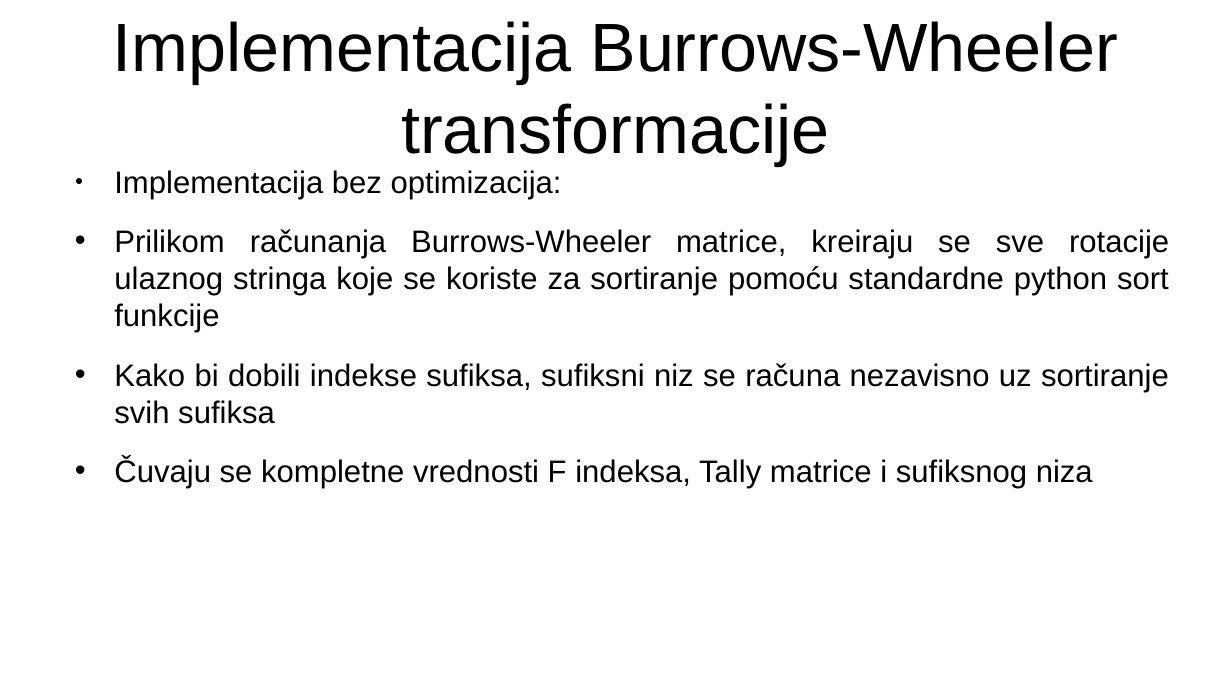
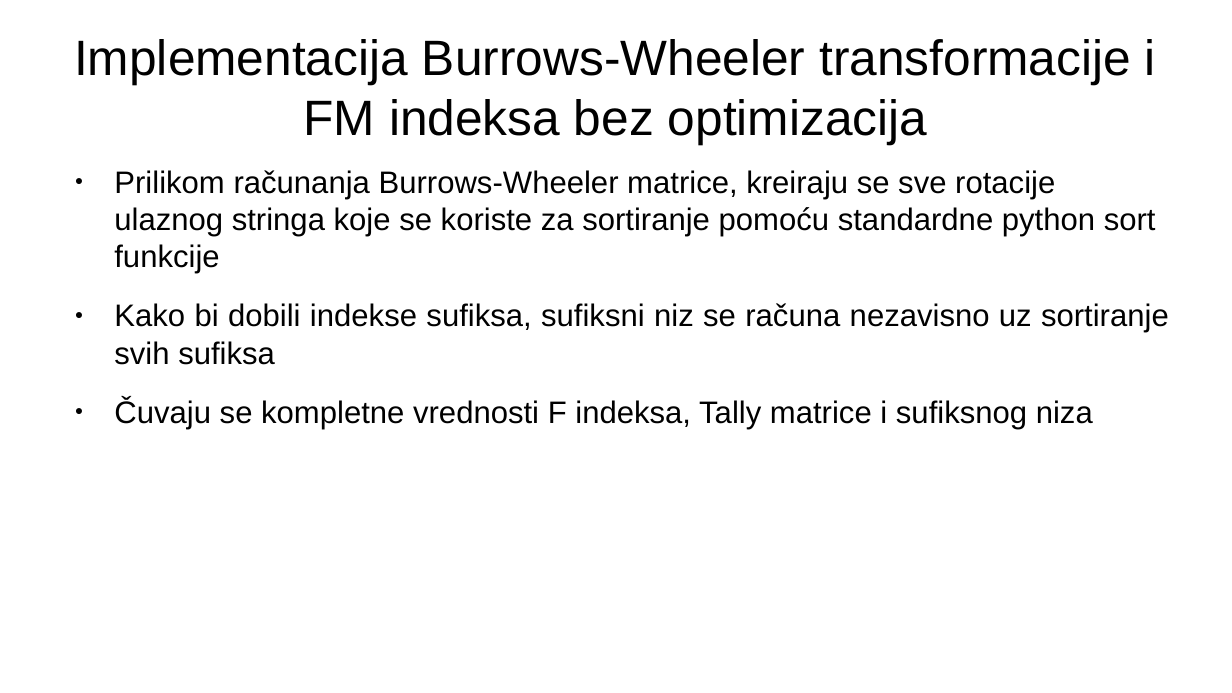
Before and after one commit to MalovicAleksandar/gi2022-ma213375m-projzad4, a slide deck: slide 7 of prezentacija.pptx. Drawn at 1232x693 pixels with LibreOffice and Linux fonts; fonts in the diff are those of the drawing. Boxes give left, top, right and bottom in pixels: in the first picture for what was removed or moved away, otherwise in the second. Text is boxed around its words. In the diff, an @@ line names an element or a change of style, - is before the commit and + after.

```diff
--- a/prezentacija.pptx
+++ b/prezentacija.pptx
@@ text at (x1=74, y1=39, x2=1156, y2=144): text changed; size 44 to 32 pt @@
-Implementacija Burrows-Wheeler transformacije
+Implementacija Burrows-Wheeler transformacije i FM indeksa bez optimizacija
@@ text "Prilikom računanja Burrows-Wheeler matrice, kreiraju ..." at (x1=114, y1=170, x2=1169, y2=429): alignment justified to left; bullet • to ● @@
@@ text at (x1=114, y1=170, x2=562, y2=199): paragraph removed @@
-● Implementacija bez optimizacija:
```
Also in this commit, not shown: 5 other slides changed, 29 slides added, 1 other file.
